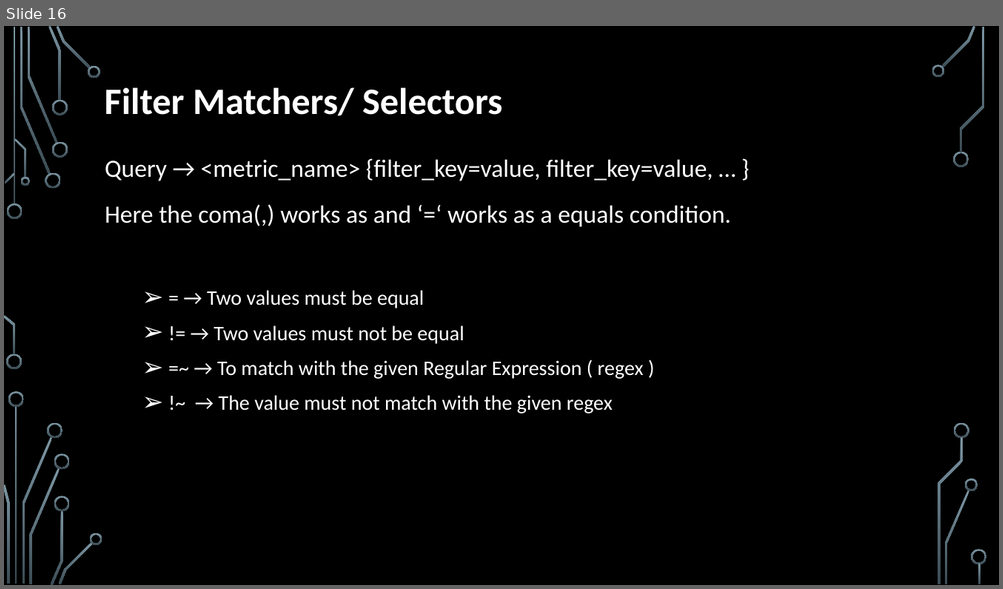
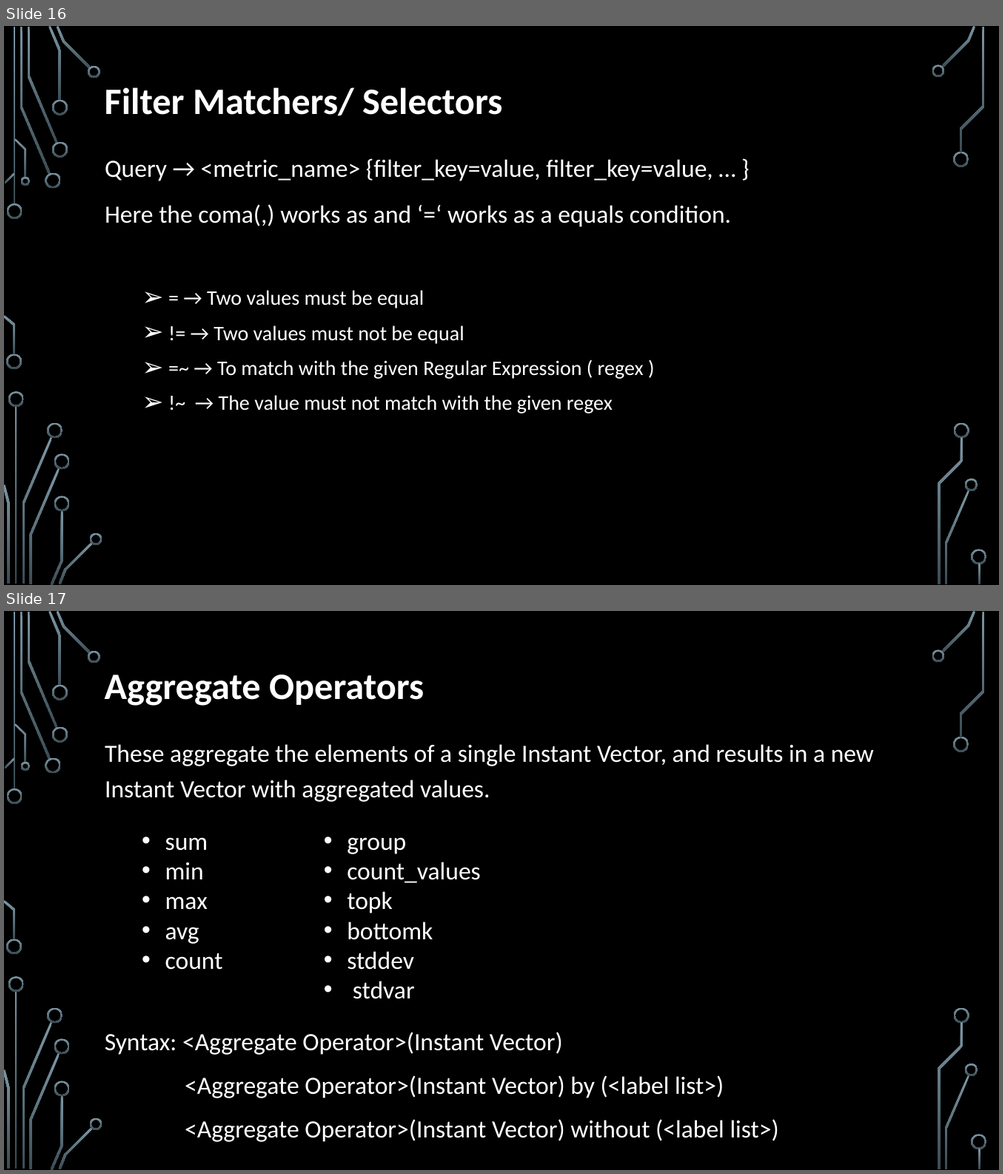
Before and after one commit to Mayur3099/Prometheus, a slide deck: Prometheus.pptx. Shown one above the other, each under a label of ours: slide 16 before the commit, slides 16 and 17 after it. The pictures are 1003x589 and 1003x1174 pixels, drawn with LibreOffice and Linux fonts; fonts in the diff are those of the drawing; background and template pictures are left out. Boxes give left, top, right and bottom in pixels: in the first picture for what was removed or moved away, otherwise in the second. Text is boxed around its words. In the diff, an @@ line names an element or a change of style, - is before the commit and + after.

Commit message:
Update ppt

```diff
--- a/Prometheus.pptx
+++ b/Prometheus.pptx
@@ slide 17 added at box(4, 611, 999, 1170), background picture (left out); not listed: 36 template elements that a slide beside it also shows @@
@@ text added at box(105, 675, 424, 706), 36 pt, text #FFFFFF, bold @@
+Aggregate Operators
@@ text added at box(105, 744, 874, 802), 24 pt, text #FFFFFF @@
+These aggregate the elements of a single Instant Vector, and results in a new Instant Vector with aggregated values.
@@ text added at box(165, 837, 223, 970), 24 pt, text #FFFFFF @@
+  • sum
+  • min
+  • max
+  • avg
+  • count
@@ text added at box(347, 837, 481, 999), 24 pt, text #FFFFFF @@
+  • group
+  • count_values
+  • topk
+  • bottomk
+  • stddev
+  • stdvar
@@ text added at box(105, 1032, 563, 1055), 24 pt, text #FFFFFF @@
+Syntax: <Aggregate Operator>(Instant Vector)
@@ text added at box(185, 1076, 723, 1099), 24 pt, text #FFFFFF @@
+<Aggregate Operator>(Instant Vector) by (<label list>)
@@ text added at box(185, 1119, 779, 1142), 24 pt, text #FFFFFF @@
+<Aggregate Operator>(Instant Vector) without (<label list>)
```
Also in this commit, not shown: 2 other slides added.
